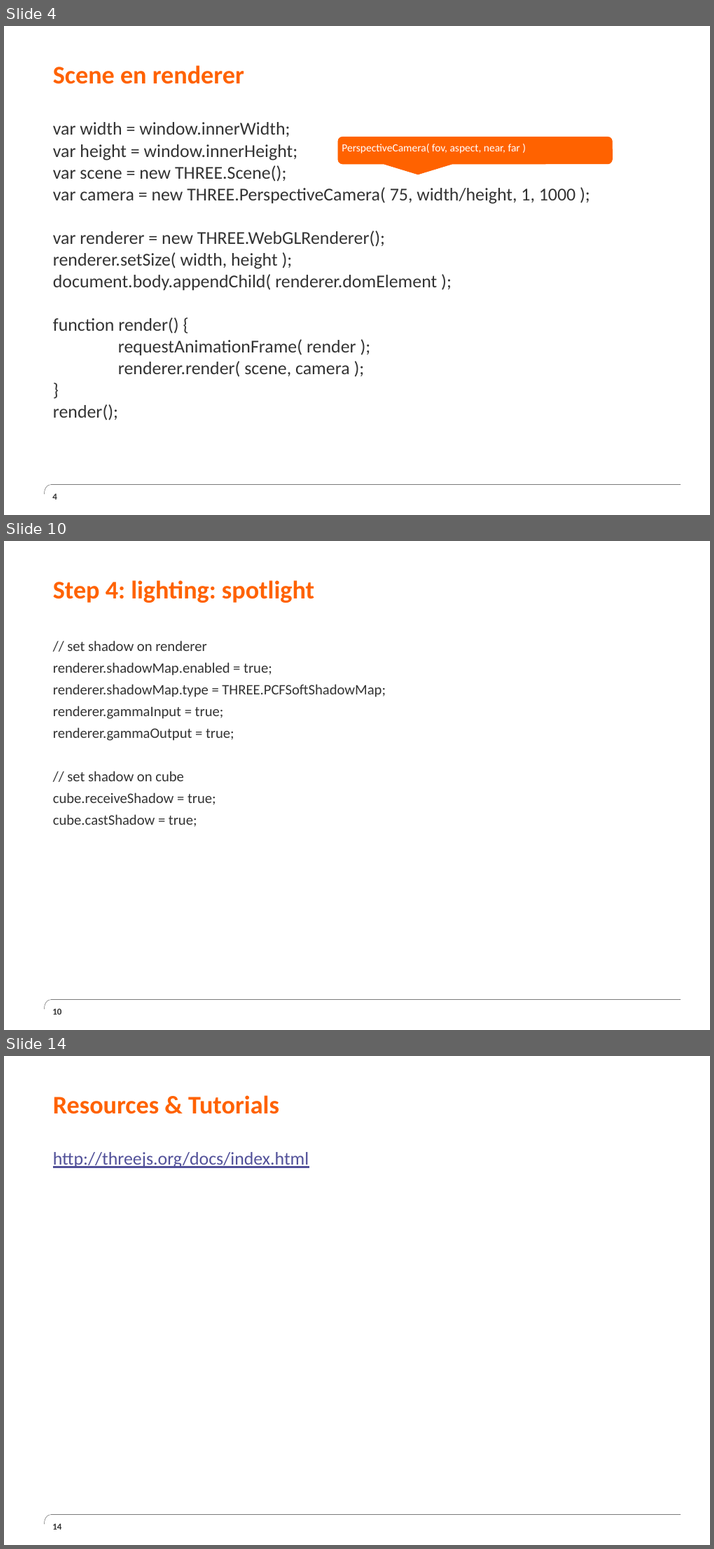
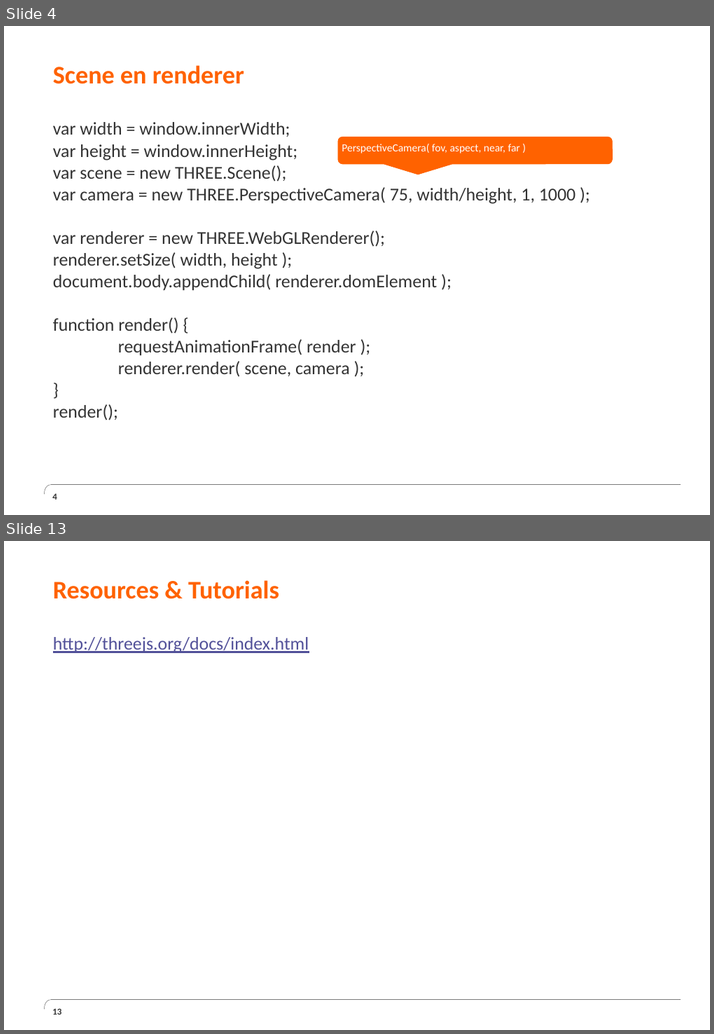
Before and after one commit to JesseBrand/WebGL, a slide deck: ppt/Presentatie Chaptermeeting WebGL 2.pptx. Shown one above the other, each under a label of ours: slides 4, 10 and 14 before the commit, slides 4 and 13 after it; the slides between them are not shown. The pictures are 714x1549 and 714x1034 pixels, drawn with LibreOffice and Linux fonts; fonts in the diff are those of the drawing; background and template pictures are left out. Boxes give left, top, right and bottom in pixels: in the first picture for what was removed or moved away, otherwise in the second. Text is boxed around its words. In the diff, an @@ line names an element or a change of style, - is before the commit and + after.

```diff
--- a/ppt/Presentatie Chaptermeeting WebGL 2.pptx
+++ b/ppt/Presentatie Chaptermeeting WebGL 2.pptx
@@ slide 10 removed at (4, 541, 710, 1030), background #FFFFFF; not listed: 1 template element that a slide beside it also shows @@
@@ title removed at (53, 580, 314, 603) @@
-Step 4: lighting: spotlight
@@ text removed at (53, 640, 386, 827) @@
-// set shadow on renderer
-renderer.shadowMap.enabled = true;
-renderer.shadowMap.type = THREE.PCFSoftShadowMap;
-renderer.gammaInput = true;
-renderer.gammaOutput = true;
-// set shadow on cube
-cube.receiveShadow = true;
-cube.castShadow = true;
@@ page number removed at (52, 1008, 61, 1014) @@
-10
@@ what was slide 14 is now slide 13 @@
@@ page number at (52, 1008, 61, 1014): text changed @@
-14
+13
```
Also in this commit, not shown: 9 slides changed.
